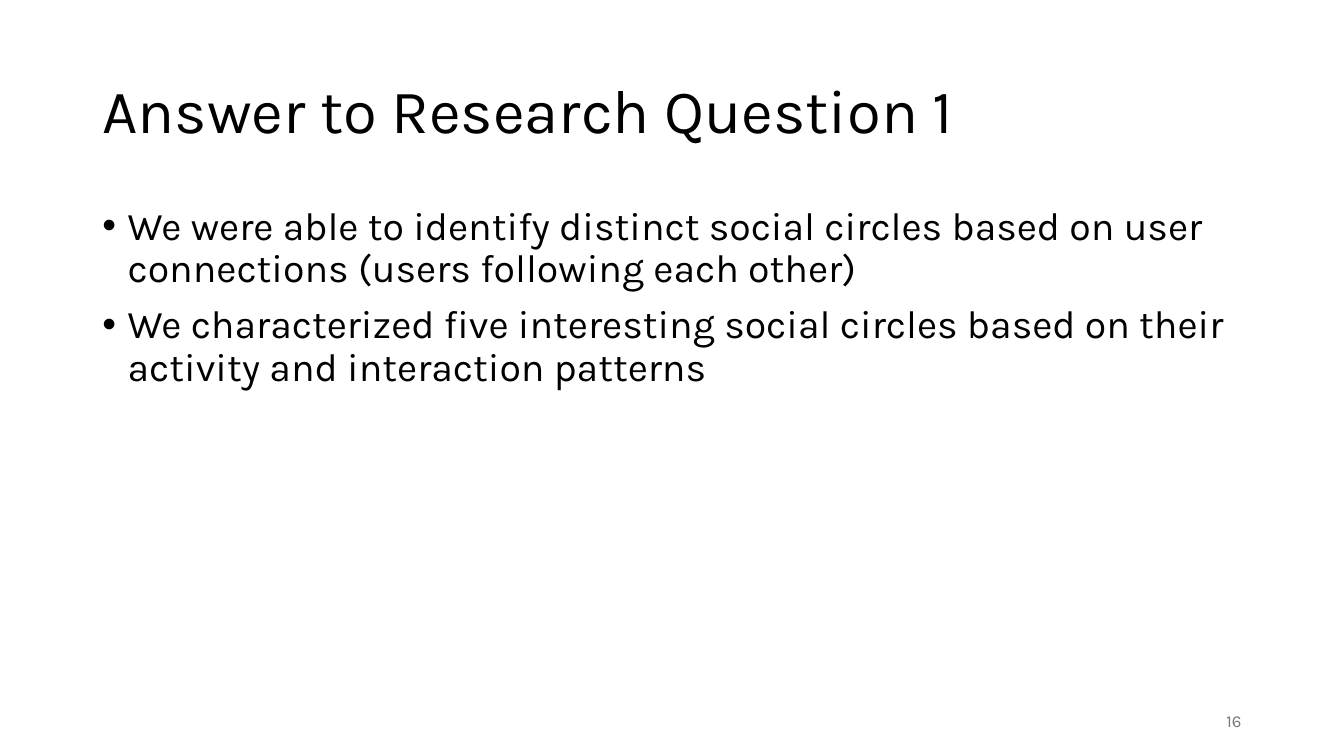
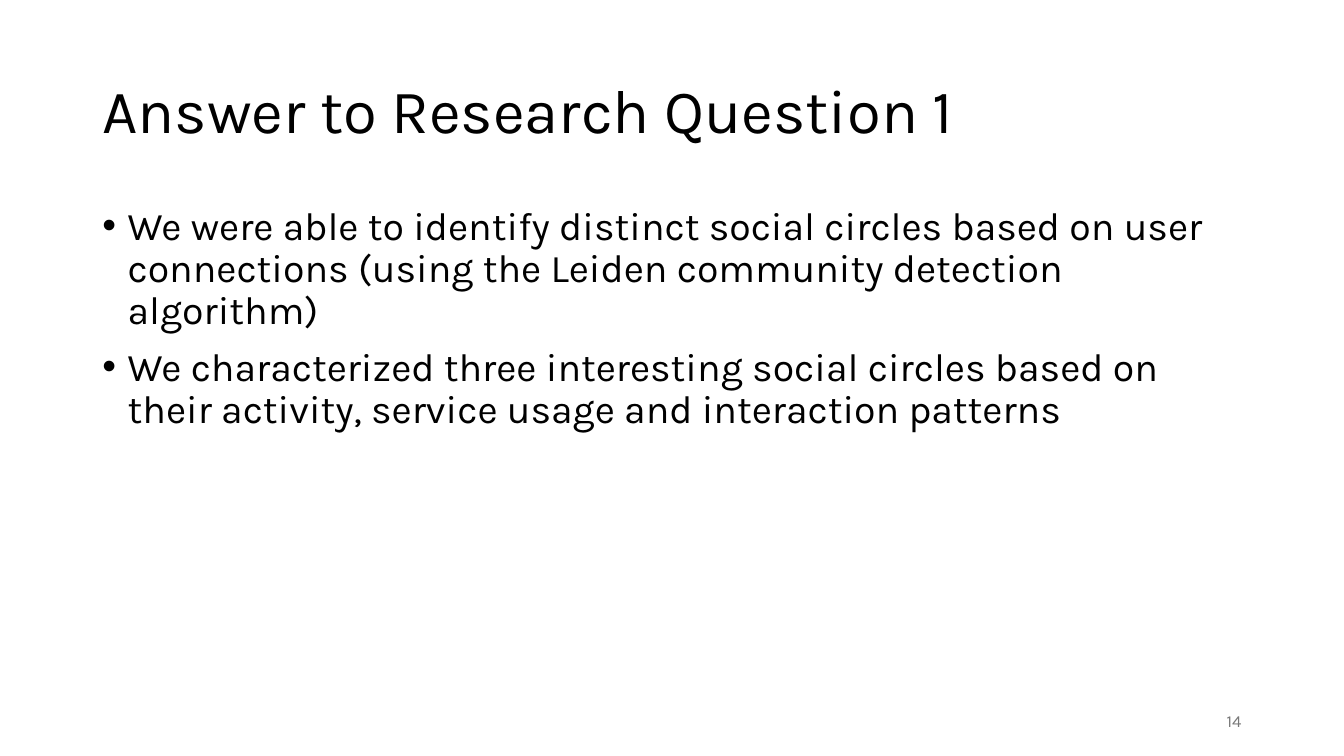
Before and after one commit to jonas-blum/data-mining-1, a slide deck: slide 14 of project/project-presentation-group51.pptx (slide 16 before the commit). Drawn at 1344x756 pixels with LibreOffice and Linux fonts; fonts in the diff are those of the drawing. Boxes give left, top, right and bottom in pixels: in the first picture for what was removed or moved away, otherwise in the second. Text is boxed around its words. In the diff, an @@ line names an element or a change of style, - is before the commit and + after.

Commit message:
updating slides

```diff
--- a/project/project-presentation-group51.pptx
+++ b/project/project-presentation-group51.pptx
@@ text at bbox=[128, 213, 1202, 433]: text changed @@
-• We were able to identify distinct social circles based on user connections (users following each other)
-• We characterized five interesting social circles based on their activity and interaction patterns
+• We were able to identify distinct social circles based on user connections (using the Leiden community detection algorithm)
+• We characterized three interesting social circles based on their activity, service usage and interaction patterns
@@ page number at bbox=[1227, 716, 1242, 727]: text changed @@
-16
+14
```
Also in this commit, not shown: 6 other slides changed, 1 slide added, 4 slides removed.
